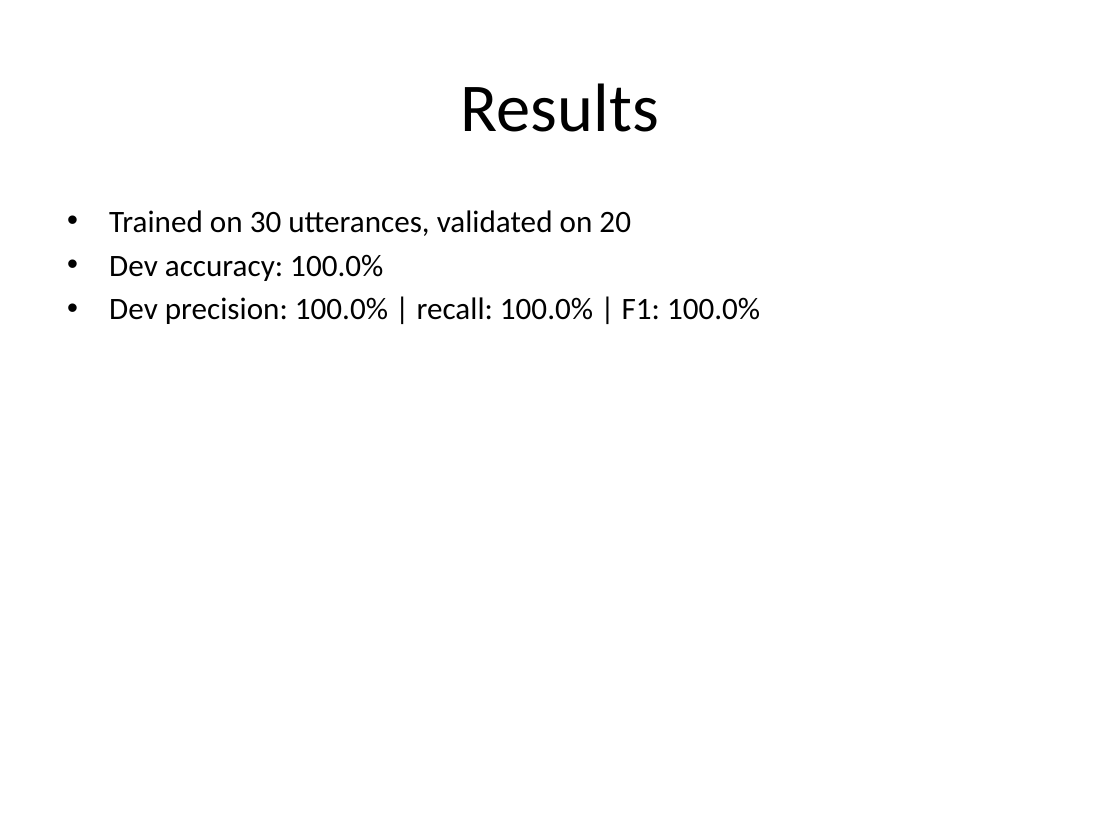
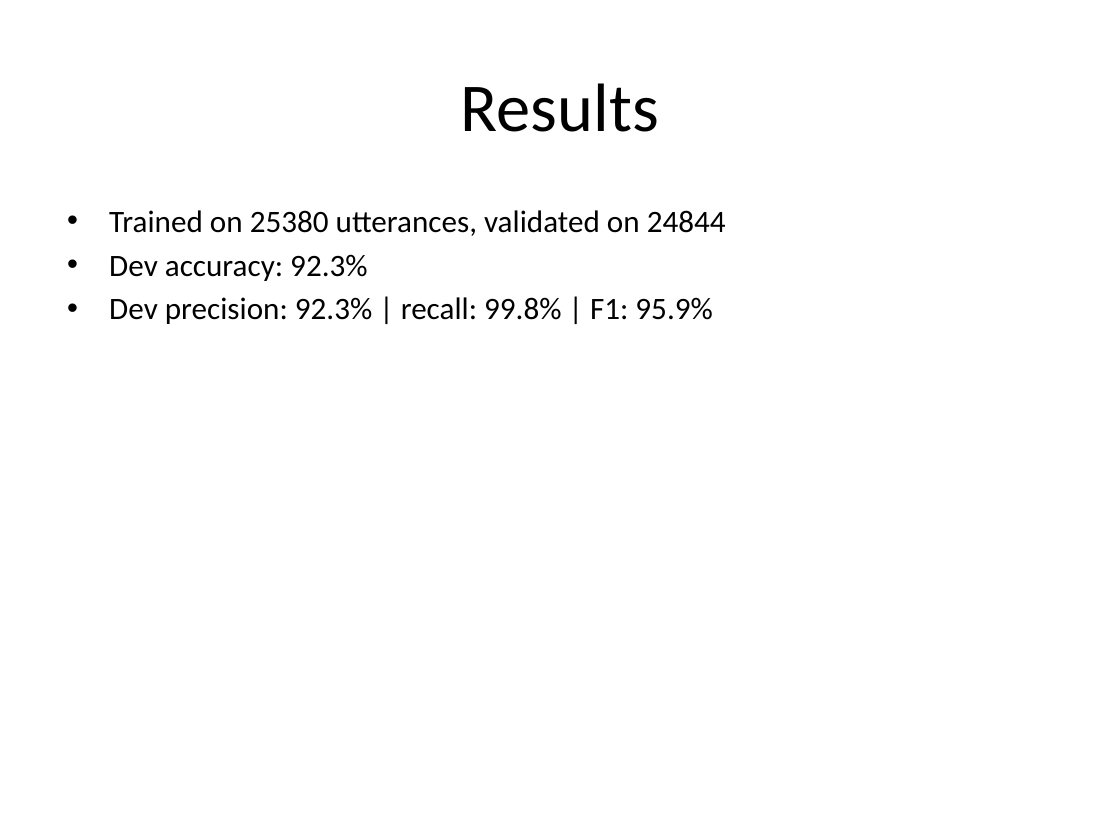
Before and after one commit to HadarBaum/asvspoof-voice-ai, a slide deck: slide 5 of docs/slides/slides.pptx. Drawn at 1120x840 pixels with LibreOffice and Linux fonts; fonts in the diff are those of the drawing. Boxes give left, top, right and bottom in pixels: in the first picture for what was removed or moved away, otherwise in the second. Text is boxed around its words. In the diff, an @@ line names an element or a change of style, - is before the commit and + after.

Commit message:
Full-scale pipeline run: real ASVspoof2019 results
Ran the pipeline against the real dataset (25,380 train + 24,844 dev
utterances, full batch feature extraction; 5,000 eval utterances queued for
streaming, 1,165 actually scored before capping the run - see
docs/EXPLANATION.md for why). Real results: 92.3% dev accuracy but only 27%
bonafide recall (class-imbalance accuracy paradox), EER 9.09%, ROC-AUC 0.969.
Added EER/ROC-AUC to train_classifier.py since accuracy alone was misleading
here, and EER is the metric the ASVspoof challenge itself is scored on.

Also fixes found and applied while scaling up:
- pyspark 3.5.1 -> 3.5.9 (worker crash on Windows + Python 3.12)
- Docker Desktop's host.docker.internal entry was breaking Spark's
  driver<->executor RPC; pinned spark.driver.host/bindAddress to 127.0.0.1
- extract_features() was ~3.5s/file (librosa.pyin's HMM-smoothed pitch
  tracker over a 4+ octave range) - swapped to plain librosa.yin over a
  human-voice-only range + larger hop_length, ~35x faster
- boto3's default 10-connection pool was serializing ingest_to_minio.py's
  32 upload threads; raised max_pool_connections to 64
- MinIO/Kafka/Elasticsearch moved from bind mounts to named Docker volumes
  (Docker Desktop's WSL2<->Windows bind-mount bridge is very slow for many
  small files)
- ingest_to_minio.py now caps the eval partition via --eval-limit, since
  only pipeline/kafka_producer.py's own --limit worth of it is ever used

```diff
--- a/docs/slides/slides.pptx
+++ b/docs/slides/slides.pptx
@@ text at [109, 210, 726, 324]: text changed @@
-• Trained on 30 utterances, validated on 20
-• Dev accuracy: 100.0%
-• Dev precision: 100.0% | recall: 100.0% | F1: 100.0%
+• Trained on 25380 utterances, validated on 24844
+• Dev accuracy: 92.3%
+• Dev precision: 92.3% | recall: 99.8% | F1: 95.9%
```
Also in this commit, not shown: 12 other files.
